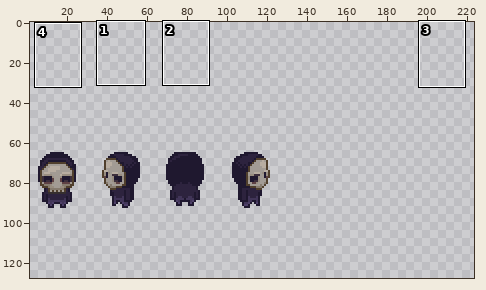
Two versions of one sprite sheet, data/avatar.png. The first picture is a wide view before the edit; the outline marks the close-up.
Close-up. Before the commit:
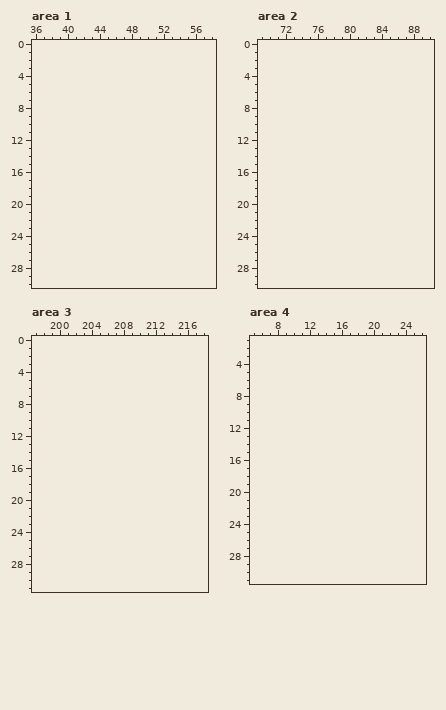
The file is 384x96 pixels, drawn in blocks of 3x3; one block is one cell here. Colours within 5 levels of each other are drawn and written as one. Shown: area 1: x 36..58, y 0..30; area 2: x 69..90, y 0..30; area 3: x 197..218, y 0..31; area 4: x 5..26, y 1..31. The old version is drawn lined up with the new one, on the new canvas. The wide view leaves out empty margins. The commit also changed other parts of the picture, which this record leaves out.
New version:
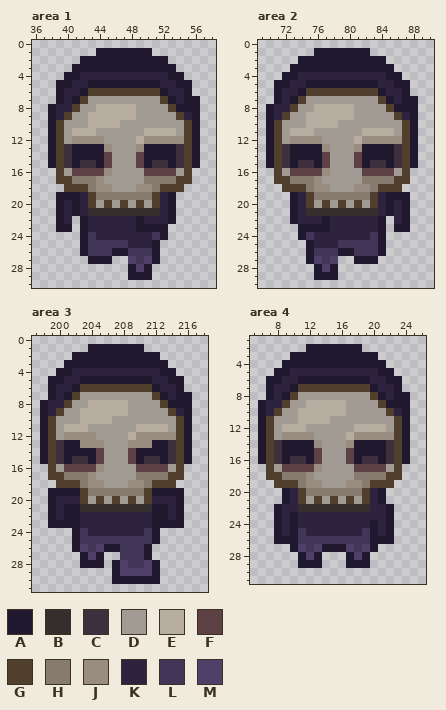
Palette (. is transparent): A #1f182f  B #352e2f  C #3d2f3c  D #a29b94  E #b8ada1  F #5e4144  G #503f2c  H #867b6e  J #988d80  K #2d233e  L #413558  M #4e4069
Diff:
canvas 128x32 -> 224x128, the old top-left corner now at 0,63
--- area 1
@@ x 36..58 @@
  0 .......................
- 1 .......................
- 2 .......................
- 3 .......................
- 4 .......................
- 5 .......................
- 6 .......................
- 7 .......................
- 8 .......................
- 9 .......................
-10 .......................
-11 .......................
-12 .......................
-13 .......................
-14 .......................
-15 .......................
-16 .......................
-17 .......................
-18 .......................
-19 .......................
-20 .......................
-21 .......................
-22 .......................
-23 .......................
-24 .......................
-25 .......................
-26 .......................
-27 .......................
-28 .......................
-29 .......................
+ 1 ........AAAAAAA........
+ 2 ......AAAAAAAAAAA......
+ 3 .....AAAAAAAAAAAAA.....
+ 4 ....AAKKKKKKKKKKKAA....
+ 5 ...AAKKAAAAAAAAAKKAA...
+ 6 ...AKKAGGGGGGGGGAKKA...
+ 7 ...AKAGDDDDDDDDDGAKAA..
+ 8 ..AKKGDDEEEEEDDDDGAAA..
+ 9 ..AKGDDEEEEEEDDDDDGKA..
+10 ..AGDDDEEEEDDDDDDDDGA..
+11 ..AGDEEEDDDDDDEEEEDGA..
+12 ..AGDJJJJDDDDEJJJJJGA..
+13 ..AGCAAAAJDDDJAAAACGA..
+14 ..AGCAAAAFDDDFAAAACGA..
+15 ..AGCACCAFDDDFACCACGA..
+16 ...GDFFFFJDDDDFFFFDG...
+17 ...GGHHHJDDDDDHHHHGG...
+18 ....GGGHJJDDDJJHGGG....
+19 ...AAAKGHHHHHHHGKA.....
+20 ...AKAKGDGDGDGDGKA.....
+21 ...AKAKBBBBBBBBBKA.....
+22 ...AK.AKKKKKKAKKKA.....
+23 ...AA.AKKKKKKAAAA......
+24 ......ALKKKKKKKLA......
+25 ......ALLLLLKKKA.......
+26 ......ALLLAALLLA.......
+27 .......AAA..MLMA.......
+28 ............AMA........
+29 ............AAA........
 30 .......................
--- area 2
@@ x 69..90 @@
  0 ......................
- 1 ......................
- 2 ......................
- 3 ......................
- 4 ......................
- 5 ......................
- 6 ......................
- 7 ......................
- 8 ......................
- 9 ......................
-10 ......................
-11 ......................
-12 ......................
-13 ......................
-14 ......................
-15 ......................
-16 ......................
-17 ......................
-18 ......................
-19 ......................
-20 ......................
-21 ......................
-22 ......................
-23 ......................
-24 ......................
-25 ......................
-26 ......................
-27 ......................
-28 ......................
-29 ......................
+ 1 .......AAAAAAA........
+ 2 .....AAAAAAAAAAA......
+ 3 ....AAAAAAAAAAAAA.....
+ 4 ...AAKKKKKKKKKKKAA....
+ 5 ..AAKKAAAAAAAAAKKAA...
+ 6 ..AKKAGGGGGGGGGAKKA...
+ 7 ..AKAGDDDDDDDDDGAKAA..
+ 8 .AKKGDDEEEEEDDDDGAAA..
+ 9 .AKGDDEEEEEEDDDDDGKA..
+10 .AGDDDEEEEDDDDDDDDGA..
+11 .AGDEEEDDDDDDEEEEDGA..
+12 .AGDJJJJDDDDEJJJJJGA..
+13 .AGCAAAAJDDDJAAAACGA..
+14 .AGCAAAAFDDDFAAAACGA..
+15 .AGCACCAFDDDFACCACGA..
+16 ..GDFFFFJDDDDFFFFDG...
+17 ..GGHHHJDDDDDHHHHGG...
+18 ...GGGHJJDDDJJHGGG....
+19 ....AKGHHHHHHHGKAAA...
+20 ....AKGDGDGDGDGKAKA...
+21 ....AKBBBBBBBBBKAKA...
+22 ....AKKKAKKKKKKA.KA...
+23 .....AAAAKKKKKKA.AA...
+24 .....ALKKKKKKKLA......
+25 ......AKKKLLLLLA......
+26 ......ALLLAALLLA......
+27 ......AMLM..AAA.......
+28 .......AMA............
+29 .......AAA............
 30 ......................
--- area 3
@@ x 197..218 @@
  0 ......................
- 1 ......................
- 2 ......................
- 3 ......................
- 4 ......................
- 5 ......................
- 6 ......................
- 7 ......................
- 8 ......................
- 9 ......................
-10 ......................
-11 ......................
-12 ......................
-13 ......................
-14 ......................
-15 ......................
-16 ......................
-17 ......................
-18 ......................
-19 ......................
-20 ......................
-21 ......................
-22 ......................
-23 ......................
-24 ......................
-25 ......................
-26 ......................
-27 ......................
-28 ......................
-29 ......................
-30 ......................
+ 1 .......AAAAAAA........
+ 2 .....AAAAAAAAAAA......
+ 3 ....AAAAAAAAAAAAA.....
+ 4 ...AAKKKKKKKKKKKAA....
+ 5 ..AAKKAAAAAAAAAKKAA...
+ 6 ..AKKAGGGGGGGGGAKKA...
+ 7 ..AKAGDDDDDDDDDGAKAA..
+ 8 .AKKGDDEEEEEDDDDGAAA..
+ 9 .AKGDDEEEEEEDDDDDGKA..
+10 .AGDDDEEEEDDDDDDDDGA..
+11 .AGDEEEDDDDDDEEEEDGA..
+12 .AGDJJJJDDDDEJJJJJGA..
+13 .AGCAAJJJDDDJJJAACGA..
+14 .AGCAAAAFDDDFAAAACGA..
+15 .AGCACCAFDDDFACCACGA..
+16 ..GDFFFFJDDDDFFFFDG...
+17 ..GGHHHJDDDDDHHHHGG...
+18 ...GGGHJJDDDJJHGGG....
+19 ..AAAAGHHHHHHHGAAAA...
+20 ..AKKKGDGDGDGDGKKKA...
+21 ..AKAABBBBBBBBBAAKA...
+22 ..AKAAKKKKKKKKKAAKA...
+23 ..AAAAKKKKKKKKKAAAA...
+24 .....ALKKKKKKKLA......
+25 .....ALLLLLLLLLA......
+26 .....AMLMAALLLA.......
+27 ......AMA..LLLA.......
+28 ......AAA.AMLLMA......
+29 ..........AMMMMA......
+30 ..........AAAAAA......
 31 ......................
--- area 4
@@ x 5..26 @@
  1 ......................
- 2 ......................
- 3 ......................
- 4 ......................
- 5 ......................
- 6 ......................
- 7 ......................
- 8 ......................
- 9 ......................
-10 ......................
-11 ......................
-12 ......................
-13 ......................
-14 ......................
-15 ......................
-16 ......................
-17 ......................
-18 ......................
-19 ......................
-20 ......................
-21 ......................
-22 ......................
-23 ......................
-24 ......................
-25 ......................
-26 ......................
-27 ......................
-28 ......................
-29 ......................
+ 2 .......AAAAAAA........
+ 3 .....AAAAAAAAAAA......
+ 4 ....AAAAAAAAAAAAA.....
+ 5 ...AAKKKKKKKKKKKAA....
+ 6 ..AAKKAAAAAAAAAKKAA...
+ 7 ..AKKAGGGGGGGGGAKKA...
+ 8 ..AKAGDDDDDDDDDGAKAA..
+ 9 .AKKGDDEEEEEDDDDGAAA..
+10 .AKGDDEEEEEEDDDDDGKA..
+11 .AGDDDEEEEDDDDDDDDGA..
+12 .AGDEEEDDDDDDEEEEDGA..
+13 .AGDJJJJDDDDEJJJJJGA..
+14 .AGCAAAAJDDDJAAAACGA..
+15 .AGCAAAAFDDDFAAAACGA..
+16 .AGCACCAFDDDFACCACGA..
+17 ..GDFFFFJDDDDFFFFDG...
+18 ..GGHHHJDDDDDHHHHGG...
+19 ...GGGHJJDDDJJHGGG....
+20 ....AKGHHHHHHHGKA.....
+21 ....AKGDGDGDGDGKA.....
+22 ...AKKBBBBBBBBBKKA....
+23 ...AKAKKKKKKKKKKKA....
+24 ...AKAKKKKKKKKKAKA....
+25 ...AKALKKKKKKKLAKA....
+26 ...AAALLLLLLLLLAAA....
+27 .....AMLMAAAMLMA......
+28 ......AMA...AMA.......
+29 ......AAA...AAA.......
 30 ......................
Where, in picture pixels (left, top, right, bottom), the same in both close-ups:
added: (48, 48, 200, 280)
added: (266, 48, 418, 280)
added: (40, 344, 192, 584)
added: (258, 344, 410, 568)
